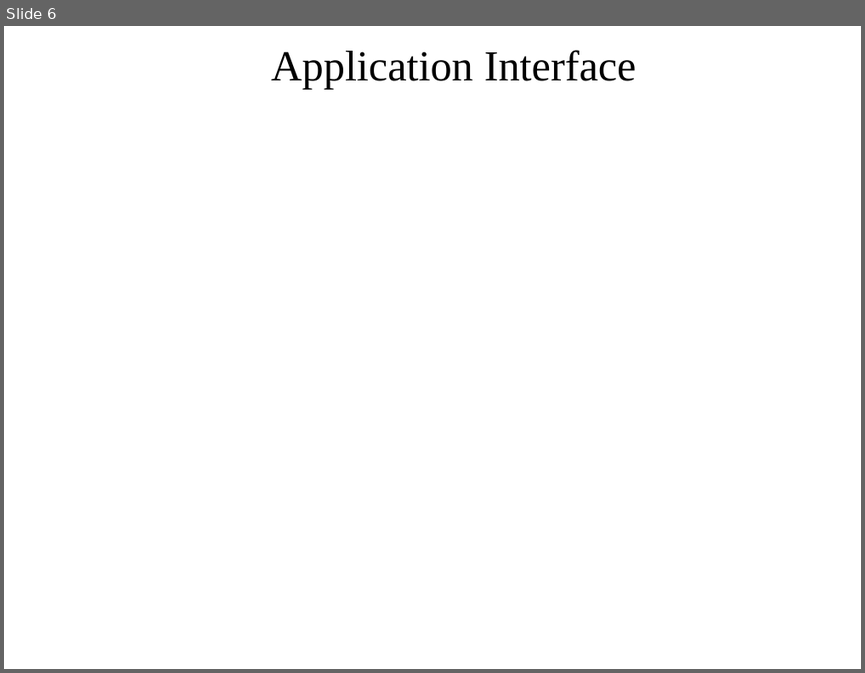
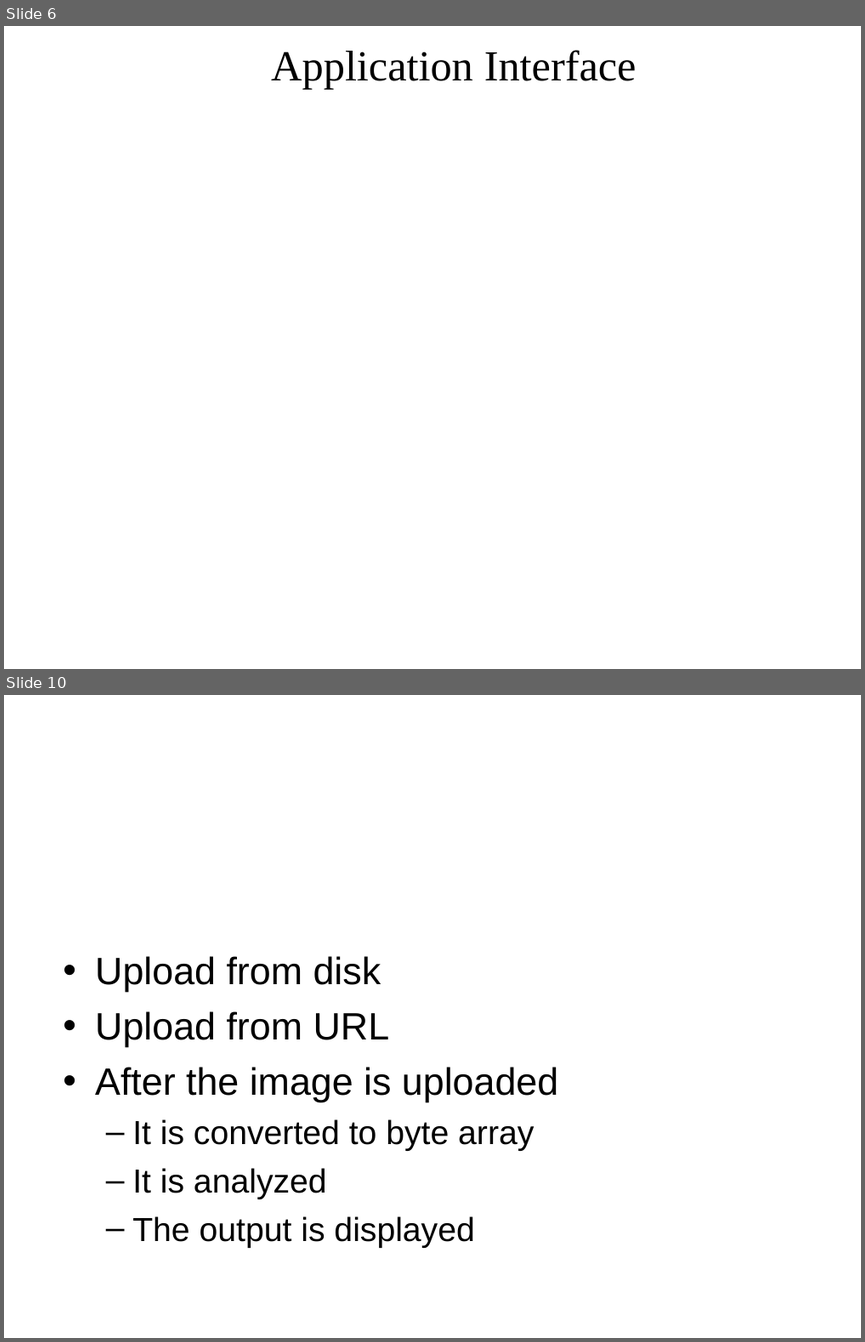
Before and after one commit to AlexSorinDragomir/EmotionalRecogntion, a slide deck: Bachelor's thesis.ppt. Shown one above the other, each under a label of ours: slide 6 before the commit, slides 6 and 10 after it; the slides between them are not shown. The pictures are 865x673 and 865x1342 pixels, drawn with LibreOffice and Linux fonts; fonts in the diff are those of the drawing; background and template pictures are left out. Boxes give left, top, right and bottom in pixels: in the first picture for what was removed or moved away, otherwise in the second. Text is boxed around its words. In the diff, an @@ line names an element or a change of style, - is before the commit and + after.

```diff
--- a/Bachelor's thesis.ppt
+++ b/Bachelor's thesis.ppt
@@ slide 10 added at [4, 695, 861, 1338], background picture (left out) @@
@@ title added at [46, 721, 818, 828], 44 pt, text #FFFFFF @@
+Upload Image
@@ text added at [95, 956, 558, 1247], 28 pt, text #000000 @@
+• Upload from disk
+• Upload from URL
+• After the image is uploaded
+  – It is converted to byte array
+  – It is analyzed
+  – The output is displayed
```
Also in this commit, not shown: 3 slides changed, 10 other slides added.
